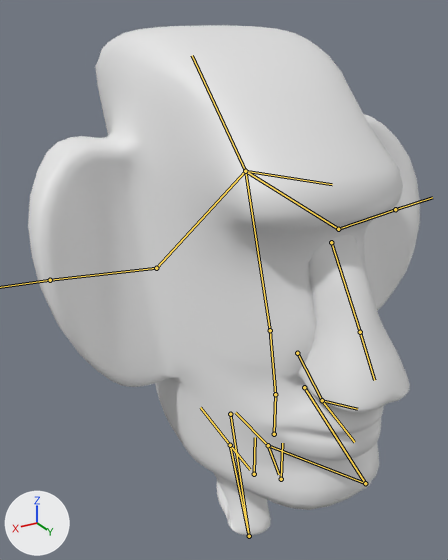
Before and after pictures for a commit that changed the Blender file RawFiles/Moai_Character_Model_rig.blend.
One viewpoint serves both versions: a 50 mm lens placed at (6.52, 8.78, 12.53), pointed at (-0.09, -2.23, 7.03). Lighting does not change. The marker at lower left points along +X, +Y and +Z. Both versions are drawn at frame 12 of the action 'Head_Spin'; the numbers are the values there. The bones that bend it are drawn over the model as lines.

Objects in the first picture: 'Head', 'LeftLeg', 'Nose', 'RightLeg'.
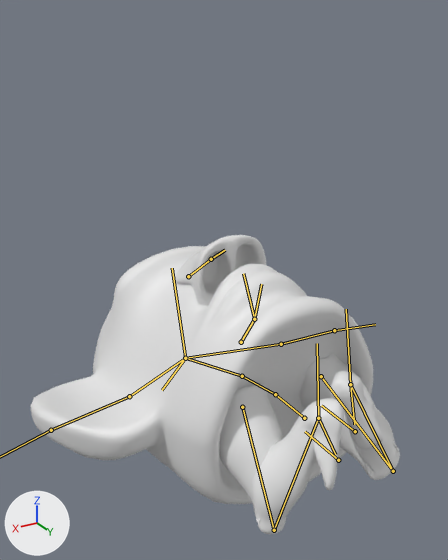
What the commit changed:
Bone 'Spine' (bone_spine) moves from (0.0, 0.0, 0.0) to (0.02, 1.03, -1.0).
Bone 'Spine' (bone_spine) turns from (0, 0, 0) to (92, -1, -3) degrees about its own x, y and z.
Bone 'BothLegsIK' (bone_bothlegsik) turns from (0, 3, -180) to (0, 0, 0) degrees about its own x, y and z.
Bone 'UpperLegLeft' (bone_upperlegleft) moves from (0.0, 0.0, 0.0) to (0.08, -0.46, 0.03).
Bone 'UpperLegLeft' (bone_upperlegleft) turns from (0, 0, 0) to (4, 3, 92) degrees about its own x, y and z.
Bone 'UpperLegRight' (bone_upperlegright) moves from (0.0, 0.0, 0.0) to (-0.09, -0.56, 0.02).
Bone 'UpperLegRight' (bone_upperlegright) turns from (0, 0, 0) to (6, 1, -92) degrees about its own x, y and z.
Bone 'LegIKLeft' (bone_legikleft) moves from (-0.69, 0.44, 3.03) to (-0.74, 1.54, 5.71).
Bone 'LegIKLeft' (bone_legikleft) turns from (0, 0, 0) to (92, 4, 3) degrees about its own x, y and z.
Bone 'LegIKRight' (bone_legikright) moves from (0.09, 0.94, 3.25) to (-0.09, 1.79, 5.94).
Bone 'LegIKRight' (bone_legikright) turns from (0, 0, 0) to (92, 1, 7) degrees about its own x, y and z.

Where the change shows, as pixel boxes [x1, y1, x2, y2] in the pictures (448 x 560 px):
'Head', posed (13% narrower, 47% shorter)
    before: [28, 25, 420, 510]
    after: [31, 246, 373, 504]
'Nose', posed (18% narrower, 60% shorter)
    before: [297, 235, 410, 412]
    after: [173, 235, 266, 305]
'LeftLeg', posed
    before: [364, 482, 371, 489]
    after: [220, 384, 344, 534]
'RightLeg', posed
    before: [214, 473, 271, 535]
    after: [300, 354, 400, 480]
bone 'Spine', root to tip
    before: (274, 434) to (275, 394)
    after: (304, 418) to (275, 394)
bone 'UpperLegLeft', root to tip
    before: (304, 387) to (365, 483)
    after: (242, 407) to (274, 530)
bone 'UpperLegRight', root to tip
    before: (230, 414) to (249, 536)
    after: (321, 376) to (393, 471)
bone 'LegIKLeft', root to tip
    before: (268, 445) to (235, 412)
    after: (318, 418) to (317, 343)
bone 'LegIKRight', root to tip
    before: (230, 445) to (200, 407)
    after: (350, 384) to (346, 309)
